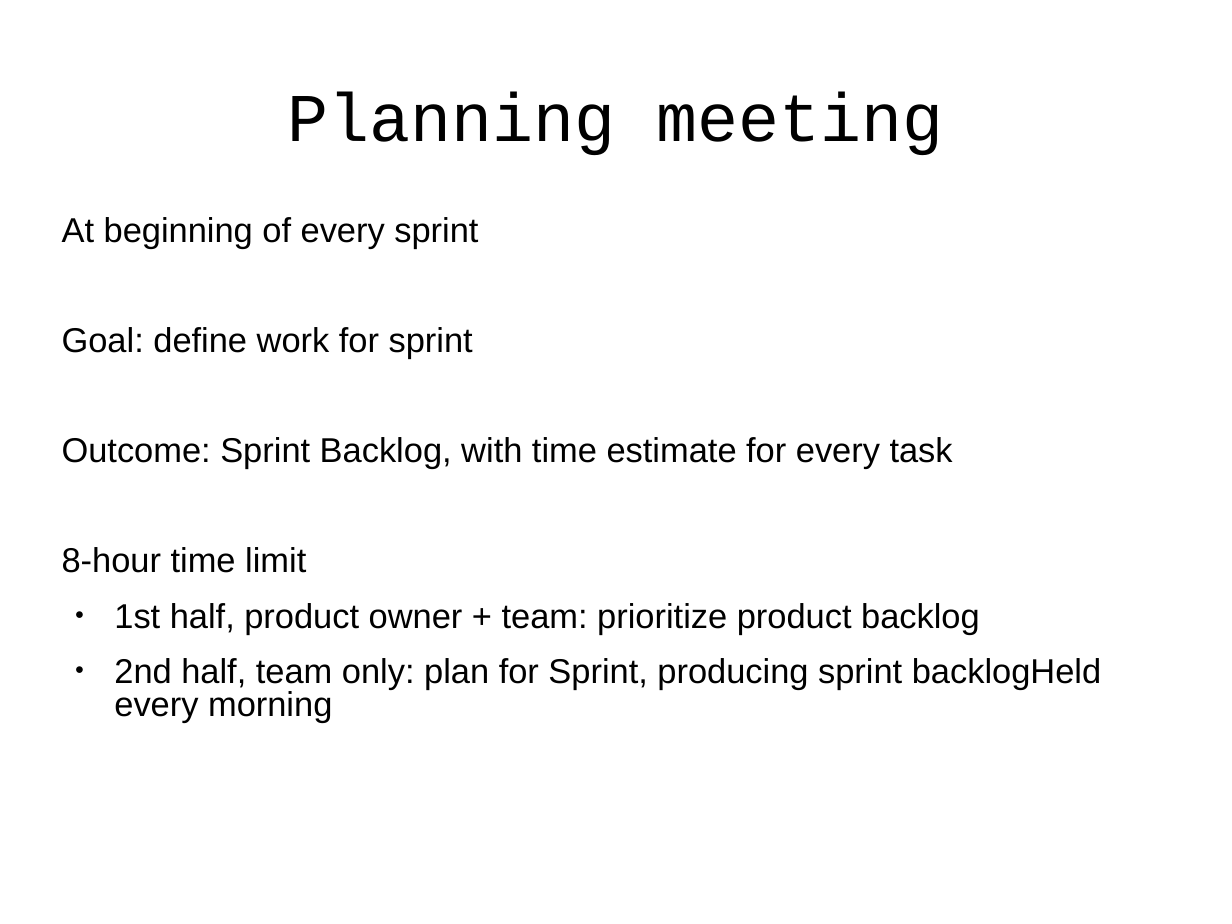
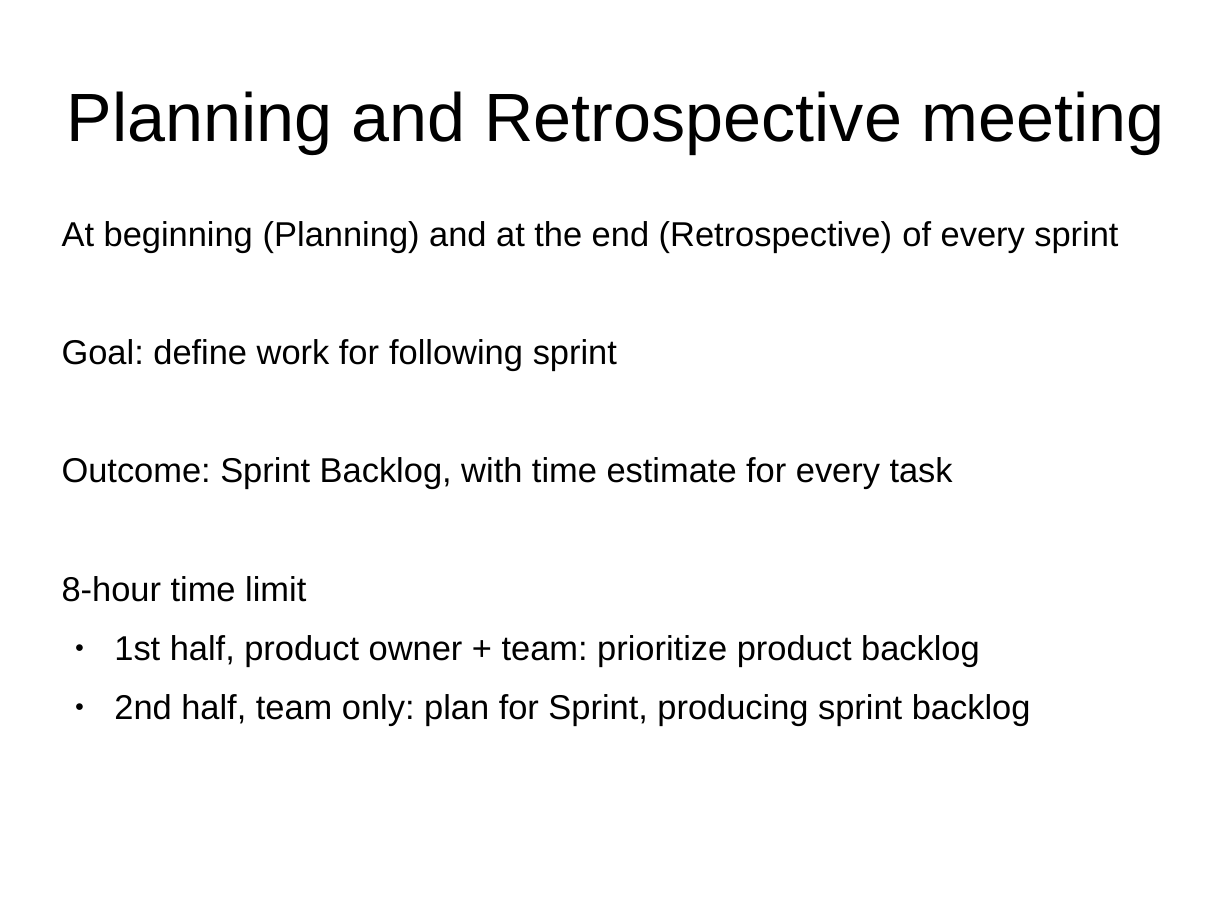
Before and after one commit to j-avdeev/EnterpriseSystemsDevelopment, a slide deck: slide 19 of Lec4 - Agile/Enterprise System Development - lec day4 - Agile.odp (slide 27 before the commit). Drawn at 1232x924 pixels with LibreOffice and Linux fonts; fonts in the diff are those of the drawing. Boxes give left, top, right and bottom in pixels: in the first picture for what was removed or moved away, otherwise in the second. Text is boxed around its words. In the diff, an @@ line names an element or a change of style, - is before the commit and + after.

```diff
--- a/Lec4 - Agile/Enterprise System Development - lec day4 - Agile.odp
+++ b/Lec4 - Agile/Enterprise System Development - lec day4 - Agile.odp
@@ title at (67, 91, 1165, 153): text changed; font Courier New to Arial @@
-Planning meeting
+Planning and Retrospective meeting
@@ text at (62, 221, 1118, 370): text changed @@
-At beginning of every sprint
-Goal: define work for sprint
+At beginning (Planning) and at the end (Retrospective) of every sprint
+Goal: define work for following sprint
@@ text at (62, 457, 980, 666): line spacing 0.8 to 0.9 @@
@@ text at (114, 694, 1031, 725): text changed @@
-● 2nd half, team only: plan for Sprint, producing sprint backlogHeld every morning
+● 2nd half, team only: plan for Sprint, producing sprint backlog
```
Also in this commit, not shown: 33 other slides changed, 4 other files.
